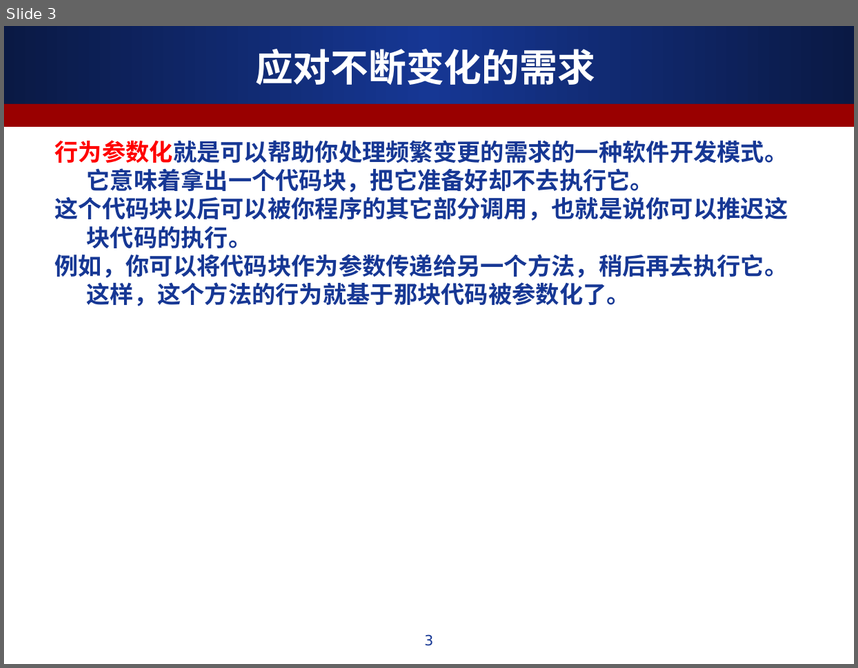
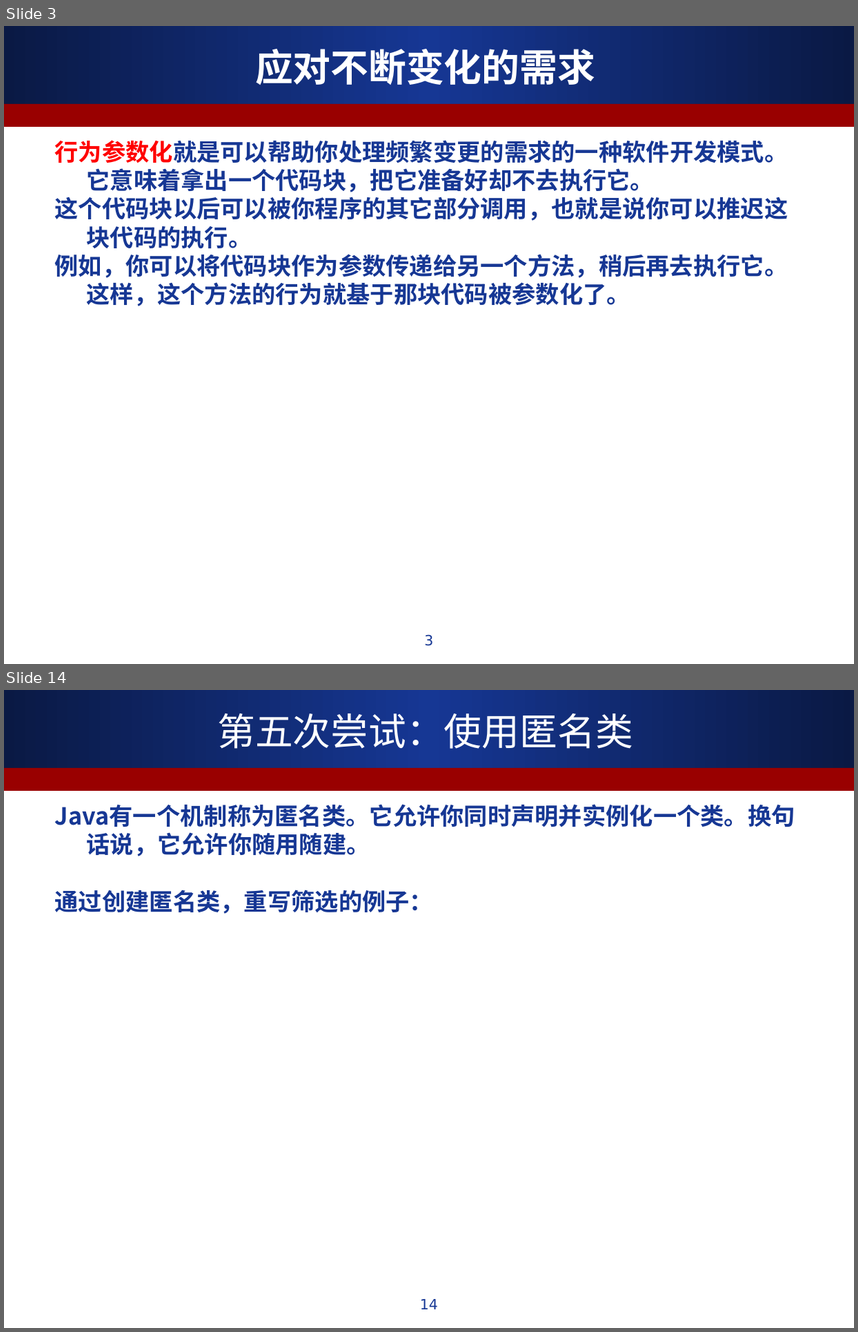
Before and after one commit to ALiberInc/Training, a slide deck: Java8NewFeature/第一章_通过行为参数化传递代码.ppt. Shown one above the other, each under a label of ours: slide 3 before the commit, slides 3 and 14 after it; the slides between them are not shown. The pictures are 858x668 and 858x1332 pixels, drawn with LibreOffice and Linux fonts; fonts in the diff are those of the drawing. Boxes give left, top, right and bottom in pixels: in the first picture for what was removed or moved away, otherwise in the second. Text is boxed around its words. In the diff, an @@ line names an element or a change of style, - is before the commit and + after.

Commit message:
写到第五次尝试：使用匿名类

```diff
--- a/Java8NewFeature/第一章_通过行为参数化传递代码.ppt
+++ b/Java8NewFeature/第一章_通过行为参数化传递代码.ppt
@@ slide 14 added at box(4, 690, 854, 1328), background #FFFFFF; not listed: 2 template elements that a slide beside it also shows @@
@@ title added at box(217, 713, 633, 749), 32 pt, text #FFFFFF @@
+第五次尝试：使用匿名类
@@ text added at box(55, 804, 795, 914), 20 pt, text #163794, bold @@
+Java有一个机制称为匿名类。它允许你同时声明并实例化一个类。换句话说，它允许你随用随建。
+通过创建匿名类，重写筛选的例子：
@@ page number added at box(420, 1299, 438, 1309), 12 pt, text #163794 @@
+14
```
Also in this commit, not shown: 2 slides changed, 8 other slides added.
